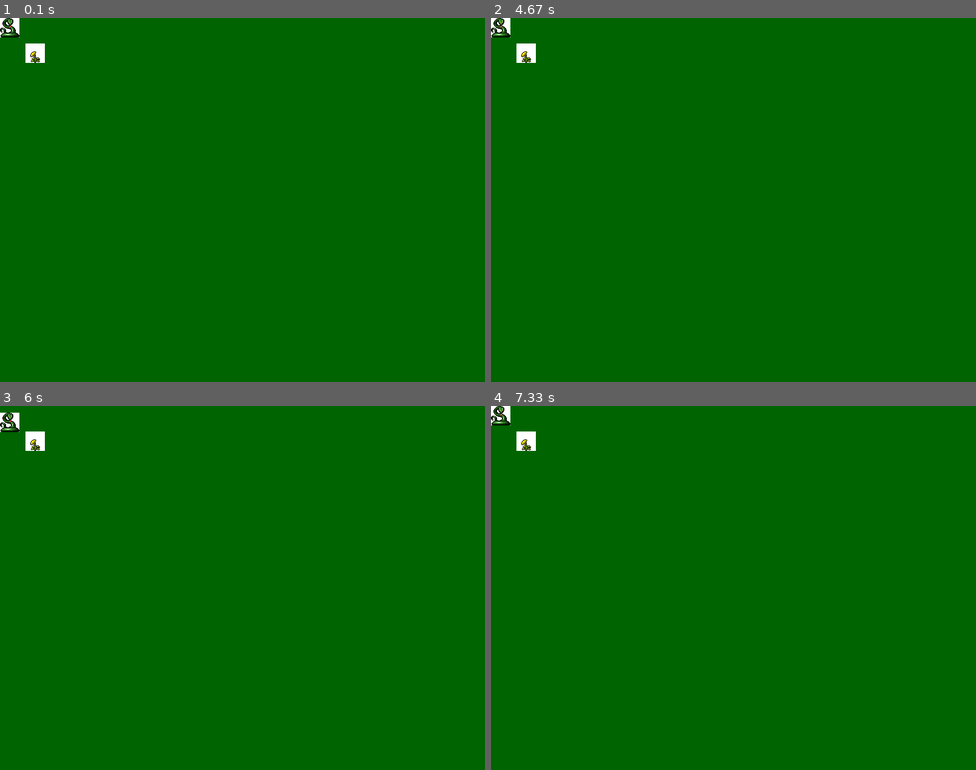
Above: before the commit, frames 1-4 (two rows, left to right).
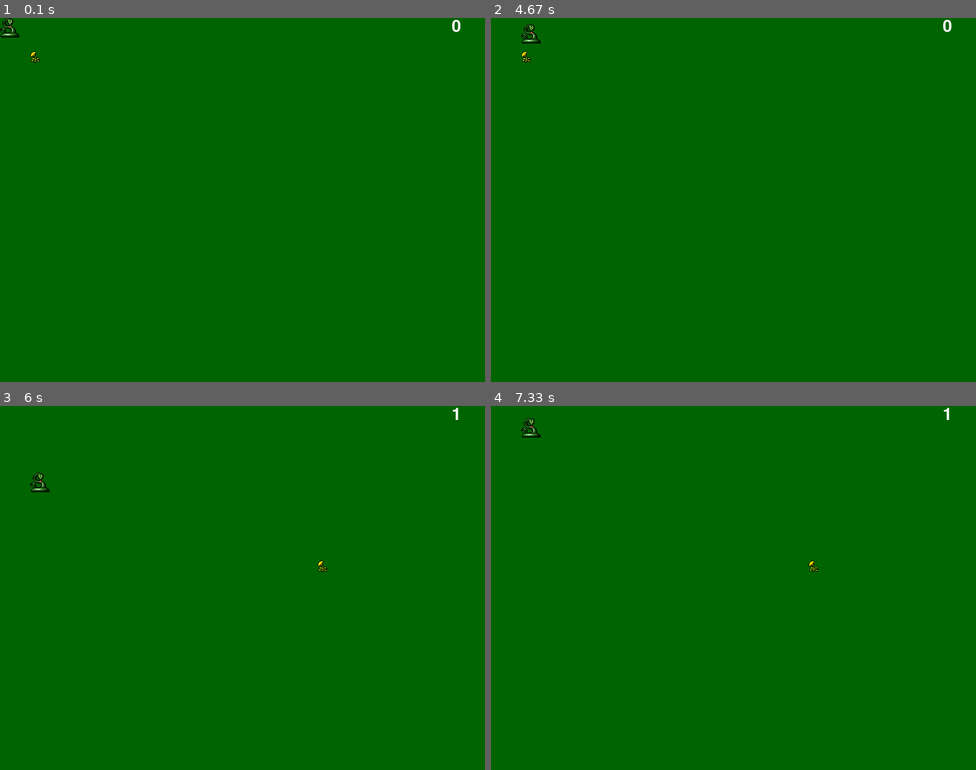
Above: after the commit, the same moments.

Repository: HkiPythonWorkshops/Workshops
Game: pygame game, started from ws2/pygame_snake.py
Same seed, same stepped clock (60 frames per second), same inputs: the game is played once before the commit and once after it.
Inputs:
- Up to frame 1 (0.1 s): no input
- Up to frame 2 (4.67 s): hold Right 0.33-0.8 s; hold Up 0.83-1.13 s; hold Ctrl 1.67-2.2 s; hold Left 1.67-2.2 s; hold Down 2.8-3.1 s; hold Left 3.13-3.53 s; hold Right 3.97-4.6 s; hold Down from 4.63 s (still down)
- Up to frame 3 (6 s): release Down at 5 s; hold Left 5.03-5.5 s; hold Right from 5.53 s (still down)
- Up to frame 4 (7.33 s): release Right at 6 s; hold Up 6.03-6.33 s; hold Right 6.37-6.83 s; hold Left from 6.87 s (still down)

The runs differ from the first frame. In frame 1, 0.3% of the frame differs, in the area x 0-95%, y 0-13%; in frame 2, 0.6%; in frame 3, 0.6%, in the area x 0-95%, y 0-46%; in frame 4, 0.6%.

Commit message:
snake eats flowers, every eaten flower increases score

Diff:
--- a/ws2/pygame_snake.py
+++ b/ws2/pygame_snake.py
@@ -19,20 +19,6 @@
 
 # Pygame arrow keys
 PYGAME_MOVEMENT_CONTROLS = [pygame.K_UP, pygame.K_DOWN, pygame.K_RIGHT, pygame.K_LEFT]
-
-############## TESTING
-def draw_text(background, text, location=(10,10)):
-    fill_background(background)
-    blit_background(background, text, random_object_location(background, text))
-
-def render_text(font, text_msg, color=(250, 250, 250)):
-    text = font.render(text_msg, 1, color)
-    return text
-
-def setup_font(size):
-    font = pygame.font.Font(None, size)
-    return font
-############## TESTING
 
 def setup_pygame(screen_y, screen_x, window_title):
     pygame.init()
@@ -91,7 +77,7 @@
                                       32, 32))
     return sprite_sheet.subsurface(sprite_sheet.get_clip())
 
-def move_object(obj_rect, move_direction, speed=10):
+def move_object(obj_rect, move_direction, speed=4):
     """
     obj_location that will be moved based on
     move_direction pygame.event.key direction (UP, DOWN, RIGHT, LEFT)
@@ -102,20 +88,22 @@
     org_x = obj_rect.x
     if move_direction == pygame.K_UP:
         org_y = org_y - 1 - speed
-        print("moving up %s" % org_y)
+        # print("moving up %s" % org_y)
     elif move_direction == pygame.K_DOWN:
         org_y = org_y + 1 + speed
-        print("moving down %s" % org_y)
+        # print("moving down %s" % org_y)
     elif move_direction == pygame.K_RIGHT:
         org_x = org_x + 1 + speed
-        print("moving right %s" % org_x)
+        # print("moving right %s" % org_x)
     elif move_direction == pygame.K_LEFT:
         org_x = org_x - 1 - speed
-        print("moving left %s" % org_x)
+        # print("moving left %s" % org_x)
     obj_rect.x = org_x
     obj_rect.y = org_y
-    return obj_rect
+    #return obj_rect
 
+# TODO: take GameObject into use
+# http://www.pygame.org/docs/tut/MoveIt.html
 class GameObject(object):
     def __init__(self, surface, rect):
         if surface: self.surface = surface
@@ -126,70 +114,73 @@
         if not isinstance(screen, pygame.Surface): return
         screen.blit(self.surface, self.rect)
 
-
-
-def handle_movement(event, obj, f):
+def handle_movement(key, obj, f):
     # Check does event.key appear in the valid movement keys, return if not
-    if not event.key in PYGAME_MOVEMENT_CONTROLS: return obj
+    if not key in PYGAME_MOVEMENT_CONTROLS: return obj
     # else call the movement function for the object
-    return f(obj, event.key)
+    return f(obj, key)
 
 def draw_object(screen, background, obj, position):
-    print("moving position.x %s position.y %s" % (position.x, position.y))
+    ## We shouldn't neet to care about background here
     screen.blit(background, (0,0))
+    screen.blit(obj, position)
 
-    screen.blit(obj, position)
-    # pygame.display.update()
-    # pygame.time.delay(100)
+def draw_text(background, text, location=(745,0)):
+    fill_background(background)
+    blit_background(background, text, location)
 
+def render_text(font, text_msg, color=(250, 250, 250)):
+    text = font.render(text_msg, 1, color)
+    return text
 
 def main():
     screen = setup_pygame(800, 600, 'my awesume pygame thingy')
     background = setup_background(screen, (0, 100, 0))
+    font = pygame.font.Font(None, 42)
+    score = 0
 
     # Load the spritesheet where we load the images
     creature_sheet = load_sprite_sheet(CREATURE_SPRITE_SHEET)
     plants_sheet = load_sprite_sheet(PLANTS_SPRITE_SHEET)
 
     # load the tile we want to draw to screen
-    snake = load_sprite_from_sheet(creature_sheet, SNAKE_SPRITE_NUM_X, SNAKE_SPRITE_NUM_Y).convert()
-    flower = load_sprite_from_sheet(plants_sheet, FLOWER_SPRITE_NUM_X, FLOWER_SPRITE_NUM_Y).convert()
+    snake = load_sprite_from_sheet(creature_sheet, SNAKE_SPRITE_NUM_X, SNAKE_SPRITE_NUM_Y)
+    flower = load_sprite_from_sheet(plants_sheet, FLOWER_SPRITE_NUM_X, FLOWER_SPRITE_NUM_Y)
+
+    snake_c = GameObject(snake, snake.get_rect())
+    flower_c = GameObject(flower, flower.get_rect())
 
     # set Rect positions
-    snake_position = snake.get_rect()
-    flower_position = flower.get_rect()
+    snake_position = snake_c.rect
+    flower_position = flower_c.rect
     flower_position.x = 42
     flower_position.y = 42
 
-    snake_c = GameObject(snake, snake_position)
-    flower_c = GameObject(flower, flower_position)
-
     # MainLoop
     while True:
-        #screen.blit(background, (0, 0))
         for event in pygame.event.get():
-            if event.type == pygame.QUIT:
+            if pygame.key.get_pressed()[pygame.K_LCTRL] and event.key == pygame.K_q or event.type == pygame.QUIT:
                 quit_pygame()
-            elif event.type == pygame.KEYDOWN:
-                # TODO: position to key.get_pressed(0
-                snake_position = handle_movement(event, snake_position, move_object)
 
-                # TODO: handle collisions
-                is_collision = pygame.sprite.collide_rect(snake_c, flower_c)
-                if is_collision: print("***collision detected***")
+        key = pygame.key.get_pressed()
+        if key[pygame.K_LEFT]: handle_movement(pygame.K_LEFT, snake_position, move_object)
+        elif key[pygame.K_RIGHT]: handle_movement(pygame.K_RIGHT, snake_position, move_object)
+        elif key[pygame.K_UP]: handle_movement(pygame.K_UP, snake_position, move_object)
+        elif key[pygame.K_DOWN]: handle_movement(pygame.K_DOWN, snake_position, move_object)
 
-                print(type(screen))
-                if pygame.key.get_pressed()[pygame.K_LCTRL] and event.key == pygame.K_q:
-                    quit_pygame()
+        if pygame.sprite.collide_rect(snake_c, flower_c):
+            # if we have collision, move flower to new random position and update score
+            flower_position.x = random.randint(0, background.get_width()-20)
+            flower_position.y = random.randint(0, background.get_height()-20)
+            score += 1
 
-        # TODO: render all movements in the screen in one go
+        # blit all objects
         draw_object(screen, background, snake, snake_position)
-        screen.blit(flower, (42,42))
+        screen.blit(flower, flower_position)
+        draw_text(background, render_text(font, str(score)))
 
-        # Update
+        # update
         pygame.display.update()
-        pygame.time.delay(100)
-
 
 if __name__ == '__main__':
     main()
